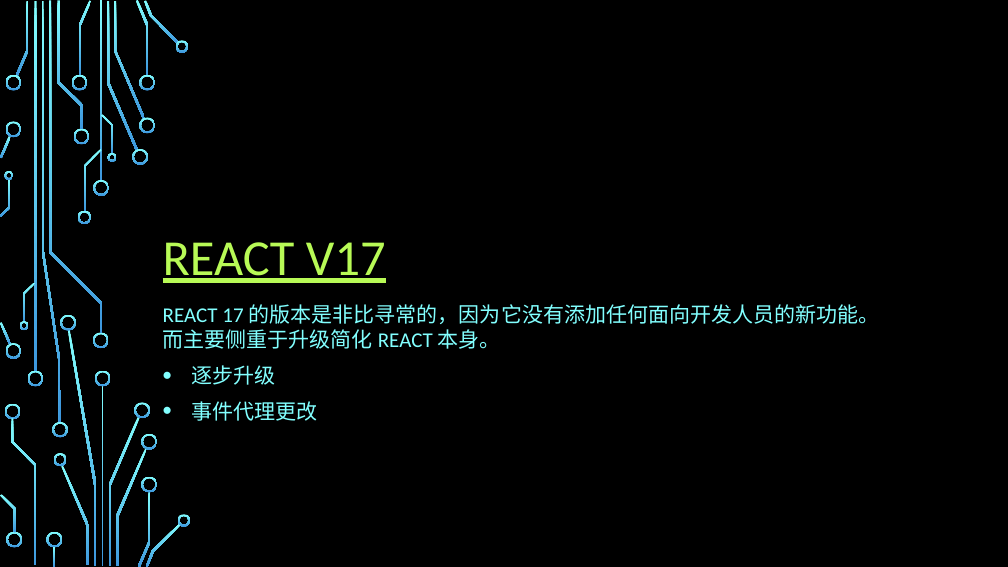
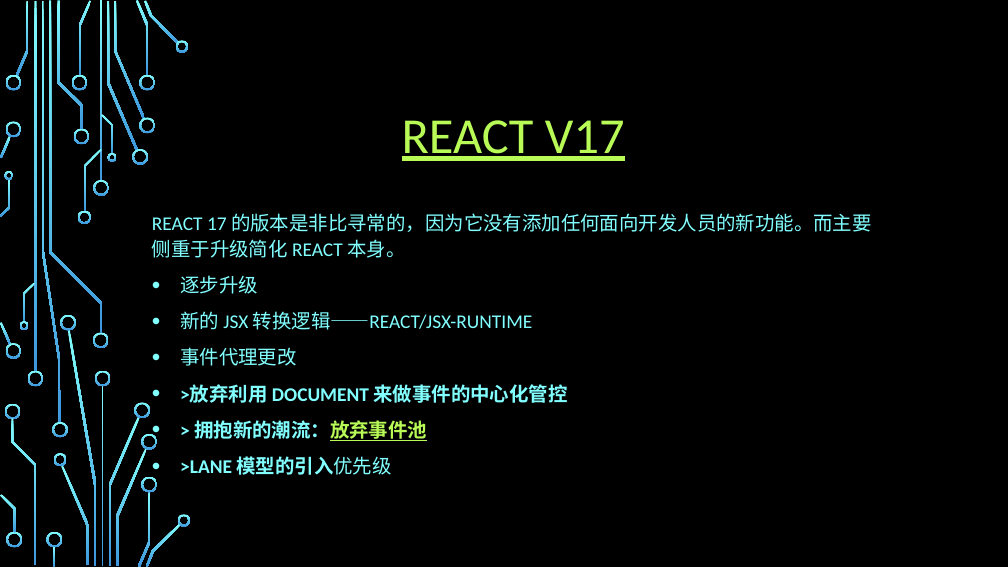
Before and after one commit to jiangyanghe/lagou-lesson, a slide deck: slide 1 of REACT/assets/react 分享.pptx. Drawn at 1008x567 pixels with LibreOffice and Linux fonts; fonts in the diff are those of the drawing; background and template pictures are left out. Boxes give left, top, right and bottom in pixels: in the first picture for what was removed or moved away, otherwise in the second. Text is boxed around its words. In the diff, an @@ line names an element or a change of style, - is before the commit and + after.

```diff
--- a/REACT/assets/react 分享.pptx
+++ b/REACT/assets/react 分享.pptx
@@ title "REACT V17": place and size @@
-title "REACT V17" at [163,242,386,283]
+title "REACT V17" at [402,120,625,161]
@@ title "REACT V17" at [402,120,625,161]: alignment left to centre @@
@@ subtitle "REACT 17 的版本是非比寻常的，因为它没有添加任何面向开发人员的新功能。而主要侧重于升级简化 REACT 本身。": place and size @@
-subtitle "REACT 17 的版本是非比寻常的，因为它没有添加任何面向开发人员的新功能。而主要侧重于升级简化 REACT 本身。" at [163,304,880,421]
+subtitle "REACT 17 的版本是非比寻常的，因为它没有添加任何面向开发人员的新功能。而主要侧重于升级简化 REACT 本身。" at [152,213,872,475]
@@ subtitle at [152,213,872,366]: size 20 to 18.5 pt in "REACT 17 的版本是非比寻常的，因为它没有添加任何面向开发人员的新功能。而主要侧重于升级简化 REACT 本身。", "逐步升级", "事件代理更改"; line spacing 1 to 1.1 @@
@@ subtitle at [180,311,533,330]: paragraph added @@
+• 新的 JSX 转换逻辑——REACT/JSX-RUNTIME
@@ subtitle at [180,384,567,475]: paragraphs added @@
+• >放弃利用 DOCUMENT 来做事件的中心化管控
+• > 拥抱新的潮流：放弃事件池
+• >LANE 模型的引入优先级
```
Also in this commit, not shown: 3 slides added, 2 other files.
